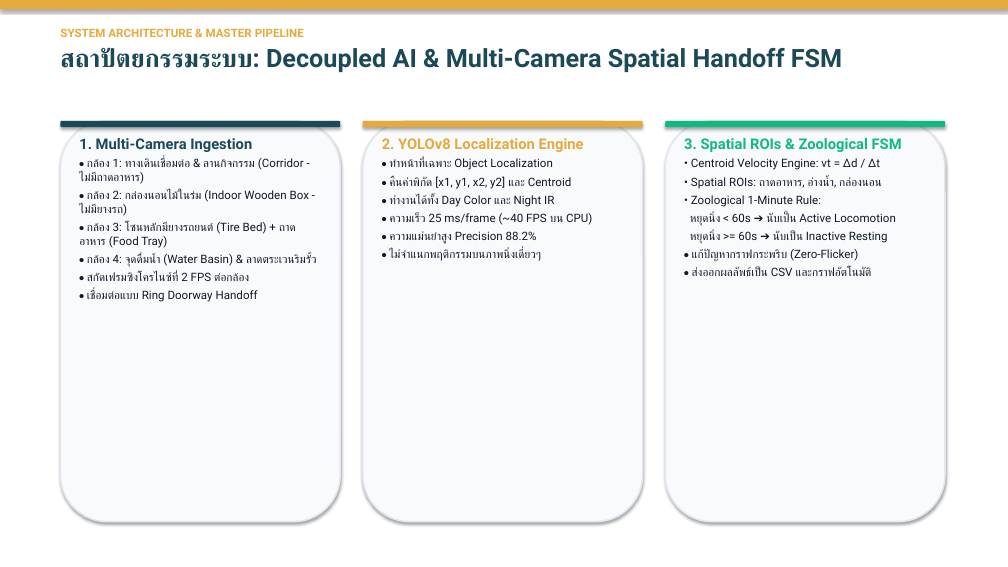
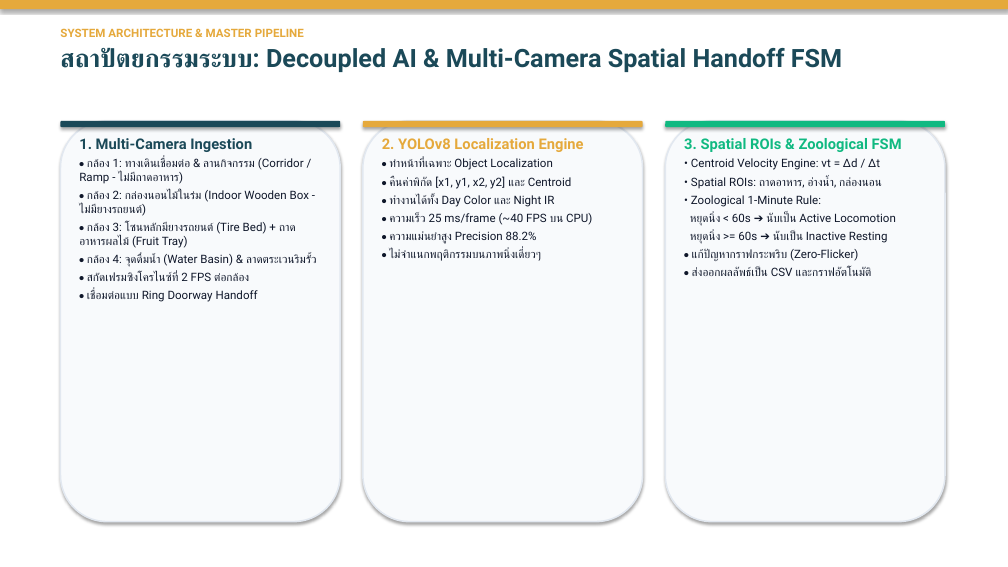
Before and after one commit to Kokokua/Project-CMZ, a slide deck: slide 2 of finish/Image_Processing_Presentation_Phase2_Final.pptx. Drawn at 1008x567 pixels with LibreOffice and Linux fonts; fonts in the diff are those of the drawing. Boxes give left, top, right and bottom in pixels: in the first picture for what was removed or moved away, otherwise in the second. Text is boxed around its words. In the diff, an @@ line names an element or a change of style, - is before the commit and + after.

```diff
--- a/finish/Image_Processing_Presentation_Phase2_Final.pptx
+++ b/finish/Image_Processing_Presentation_Phase2_Final.pptx
@@ text at bbox=[79, 158, 309, 248]: text changed @@
-• กล้อง 1: ทางเดินเชื่อมต่อ & ลานกิจกรรม (Corridor - ไม่มีถาดอาหาร)
-• กล้อง 2: กล่องนอนไม้ในร่ม (Indoor Wooden Box - ไม่มียางรถ)
-• กล้อง 3: โซนหลักมียางรถยนต์ (Tire Bed) + ถาดอาหาร (Food Tray)
+• กล้อง 1: ทางเดินเชื่อมต่อ & ลานกิจกรรม (Corridor / Ramp - ไม่มีถาดอาหาร)
+• กล้อง 2: กล่องนอนไม้ในร่ม (Indoor Wooden Box - ไม่มียางรถยนต์)
+• กล้อง 3: โซนหลักมียางรถยนต์ (Tire Bed) + ถาดอาหารผลไม้ (Fruit Tray)
```
Also in this commit, not shown: 3 other slides changed, 2 slides added, 2 slides removed.
